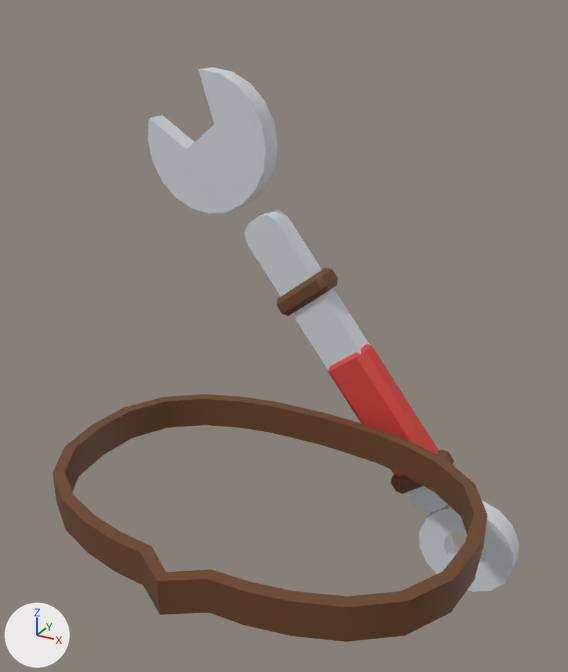
Two versions of the FBX model Overbooked/arte/accesorios/LlaveGigante.fbx, one commit apart.
Camera for both pictures: a camera (50 mm lens) standing at (0.9, -1.5, 1.65) and looking at (0.03, 0.08, 0.86). The axes (+X, +Y, +Z) are drawn at lower left. The lights are the same throughout. The first picture is the older version.

The first picture shows 'LlaveGigante'.
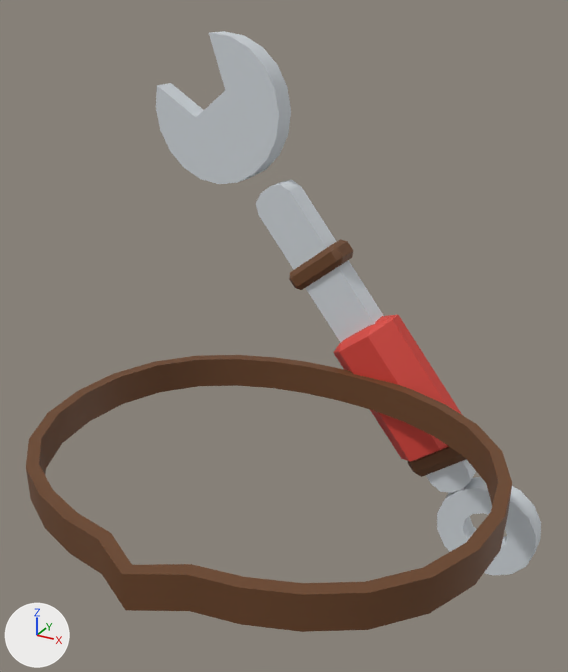
What differs and where, as boxes [x1, y1, x2, y2] in the pictures (568 x 672 px; the box of a moved part takes in the faces that stretch with it):
'LlaveGigante', reshaped (10% wider): before [53, 67, 519, 642]; after [26, 31, 541, 632]
part 1 of me_llavegigante, moved or reshaped: before [419, 501, 519, 592]; after [437, 477, 541, 576]
part 2 of me_llavegigante, moved or reshaped: before [148, 67, 278, 214]; after [156, 31, 291, 184]
part 3 of me_llavegigante, moved or reshaped: before [277, 268, 338, 316]; after [289, 239, 353, 290]
part 4 of me_llavegigante, moved or reshaped: before [53, 210, 487, 642]; after [26, 180, 512, 632]

The edits, one by one:
me_llavegigante is used by ob_llavegigante; location (0.0, 0.0, 0.0).
me_llavegigante had 304 vertices, 362 faces and spanned x -0.605..0.605, y -0.475..0.475, z 0.0..1.45.
me_llavegigante now has 304 vertices, 362 faces and spans x -0.645..0.645, y -0.58..0.614, z 0.0..1.54.
me_llavegigante part 1: the loose piece of 56 vertices spanning x 0.322..0.605, y 0.393..0.46, z 0.0..0.284 is scaled about its middle by (1.07, 1.07, 1.06), then moved by (0.031, 0.102, 0.009).
me_llavegigante part 2: the loose piece of 40 vertices spanning x -0.605..-0.2, y 0.393..0.46, z 1.044..1.45 is scaled about its middle by (1.07, 1.07, 1.06), then moved by (-0.027, 0.102, 0.077).
me_llavegigante part 3: the loose piece of 24 vertices spanning x -0.168..-0.002, y 0.378..0.475, z 0.769..0.914 is scaled about its middle by (1.07, 1.07, 1.06), then moved by (-0.006, 0.102, 0.052).
me_llavegigante part 4: 184 of 304 vertices moved; they spanned x -0.535..0.592, y -0.475..0.475, z 0.234..1.066 and now span x -0.578..0.639, y -0.58..0.614, z 0.248..1.132; mean shift (0.006, 0.042, 0.072); largest move (0.099, 0.471, 0.692) -> (0.106, 0.614, 0.735).
